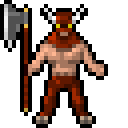
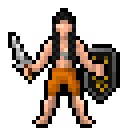
The second 128 x 128 image is a revision of the first. Changes to its layers:
hid "horns_3.png" over (40, 4, 88, 28)
added layer "arwen.png" in group "hair" over (52, 8, 76, 64)
showed "pants_orange.png" over (48, 68, 84, 96)
showed "dagger_slant_new.png" over (8, 32, 36, 84)
hid "axe_executioner_old.png" over (0, 0, 32, 116)
showed "human_female.png" over (20, 8, 108, 124)
hid "minotaur_brown_2_male.png" over (20, 8, 108, 124)
showed "shield_kite_1.png" over (80, 44, 120, 104)
